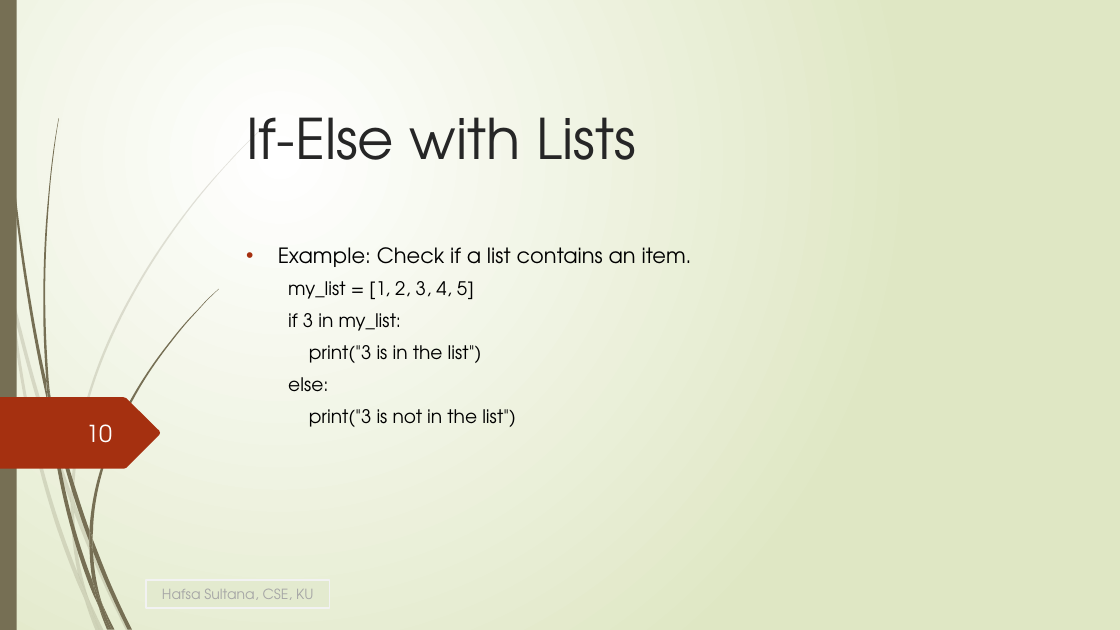
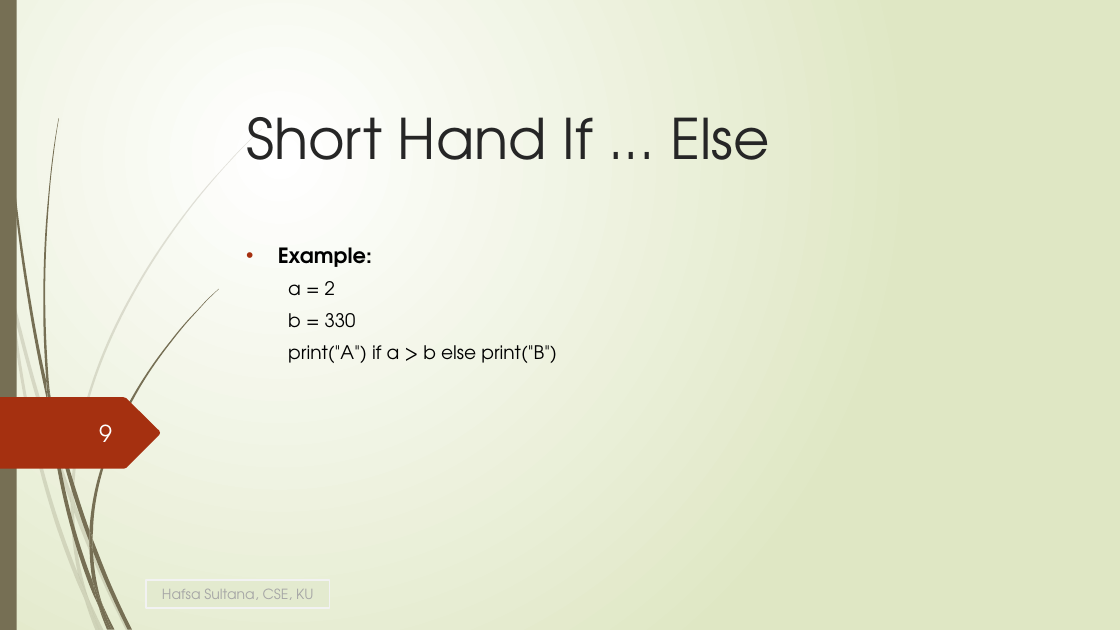
Before and after one commit to HafsaSultana/Python-Programming-Course-of-Bangladesh-Computer-Council, a slide deck: slide 9 of Lecture/Lecture6_If_Else.pptx (slide 10 before the commit). Drawn at 1120x630 pixels with LibreOffice and Linux fonts; fonts in the diff are those of the drawing. Boxes give left, top, right and bottom in pixels: in the first picture for what was removed or moved away, otherwise in the second. Text is boxed around its words. In the diff, an @@ line names an element or a change of style, - is before the commit and + after.

```diff
--- a/Lecture/Lecture6_If_Else.pptx
+++ b/Lecture/Lecture6_If_Else.pptx
@@ title at (246, 117, 769, 160): text changed @@
-If-Else with Lists
+Short Hand If ... Else
@@ subtitle at (278, 247, 557, 363): text changed @@
-• Example: Check if a list contains an item.
-  my_list = [1, 2, 3, 4, 5]
-  if 3 in my_list:
-  print("3 is in the list")
-  else:
-  print("3 is not in the list")
+• Example:
+  a = 2
+  b = 330
+  print("A") if a > b else print("B")
@@ page number at (99, 424, 112, 442): text changed @@
-10
+9
```
Also in this commit, not shown: 12 other slides changed, 4 slides added, 2 slides removed, 10 other files.
